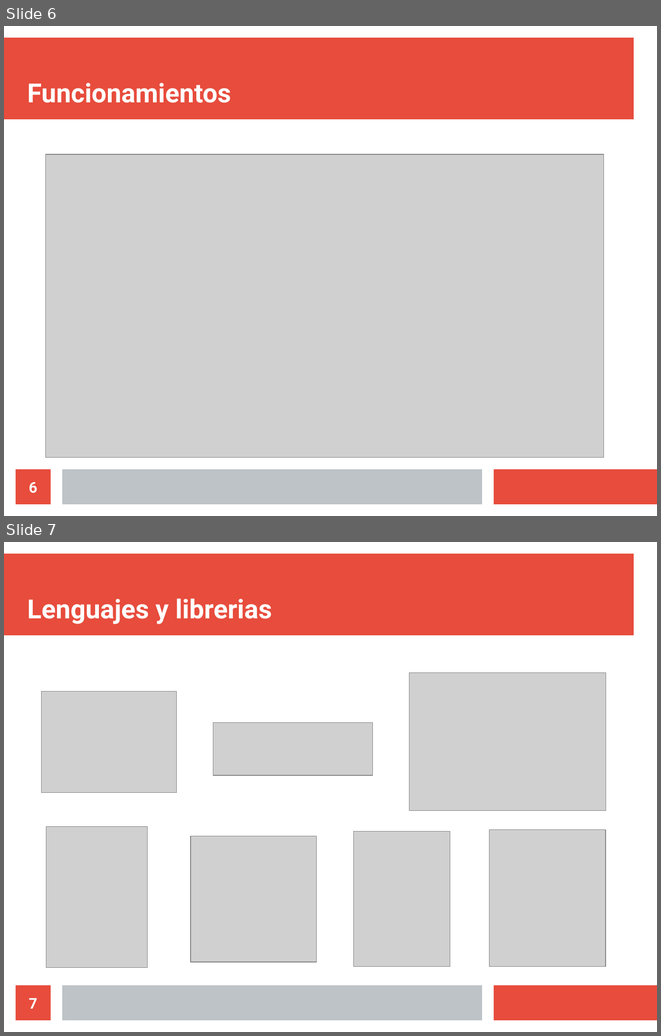
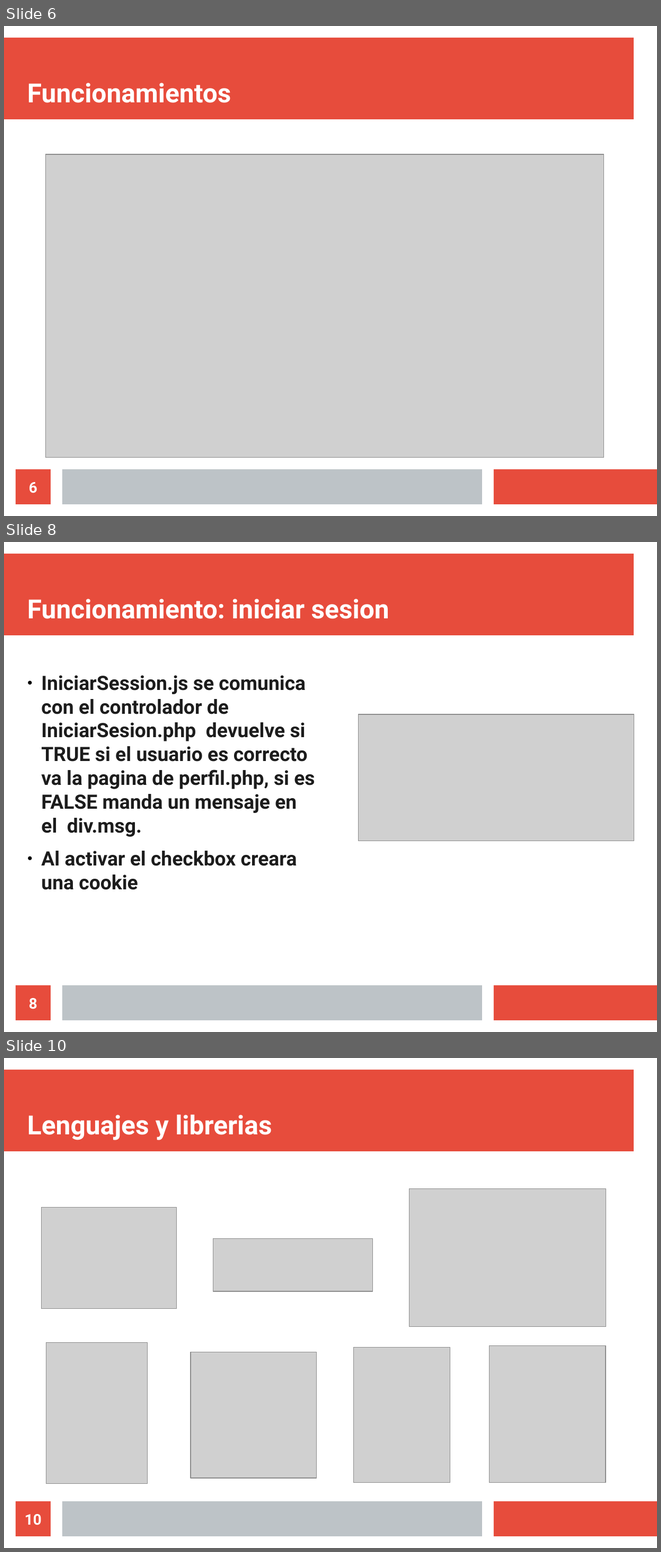
Before and after one commit to Ryksu/seriefilos, a slide deck: presentacion.odp. Shown one above the other, each under a label of ours: slides 6 and 7 before the commit, slides 6, 8 and 10 after it; the slides between them are not shown. The pictures are 661x1036 and 661x1552 pixels, drawn with LibreOffice and Linux fonts; fonts in the diff are those of the drawing; grey boxes stand for pictures. Boxes give left, top, right and bottom in pixels: in the first picture for what was removed or moved away, otherwise in the second. Text is boxed around its words. In the diff, an @@ line names an element or a change of style, - is before the commit and + after.

```diff
--- a/presentacion.odp
+++ b/presentacion.odp
@@ slide 8 added at bbox=[4, 542, 657, 1032], background #FFFFFF; not listed: 3 template elements that a slide beside it also shows @@
@@ title added at bbox=[27, 599, 389, 619], 32 pt, text #FFFFFF, bold @@
+Funcionamiento: iniciar sesion
@@ text added at bbox=[41, 675, 315, 890], 24.1 pt, text #1C1C1C, bold @@
+● IniciarSession.js se comunica con el controlador de IniciarSesion.php devuelve si TRUE si el usuario es correcto va la pagina de perfil.php, si es FALSE manda un mensaje en el div.msg.
+● Al activar el checkbox creara una cookie
@@ picture added at bbox=[359, 714, 634, 840] @@
@@ page number added at bbox=[16, 985, 51, 1020], fill #E74C3C, 18 pt, text #FFFFFF, bold @@
+8
@@ what was slide 7 is now slide 10 @@
@@ page number at bbox=[25, 1514, 42, 1525]: text changed @@
-7
+10
```
Also in this commit, not shown: 4 other slides added, 4 other files.
